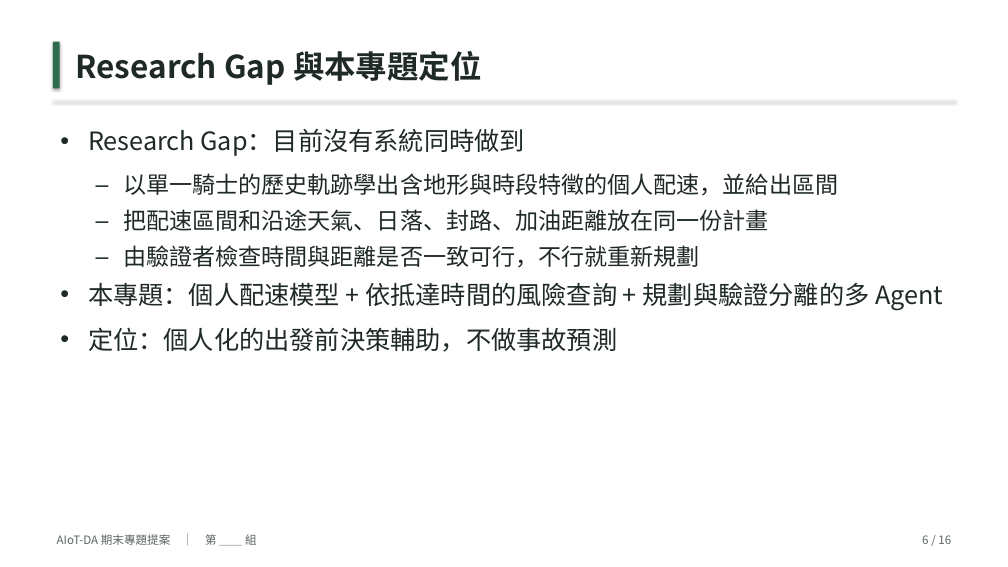
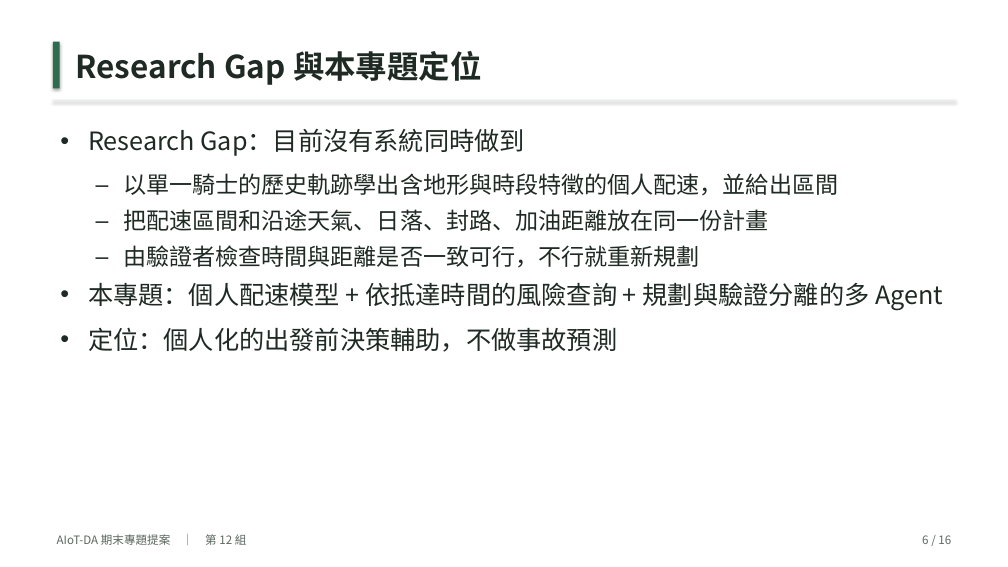
Before and after one commit to yotsubamomo/moto-touring-copilot, a slide deck: slide 6 of docs/proposal/proposal-slides.pptx. Drawn at 1008x567 pixels with LibreOffice and Linux fonts; fonts in the diff are those of the drawing. Boxes give left, top, right and bottom in pixels: in the first picture for what was removed or moved away, otherwise in the second. Text is boxed around its words. In the diff, an @@ line names an element or a change of style, - is before the commit and + after.

```diff
--- a/docs/proposal/proposal-slides.pptx
+++ b/docs/proposal/proposal-slides.pptx
@@ text at <box>57,534,247,545</box>: text changed @@
-AIoT-DA 期末專題提案 ｜ 第 ＿＿ 組
+AIoT-DA 期末專題提案 ｜ 第 12 組
```
Also in this commit, not shown: 15 other slides changed, 1 other file.
